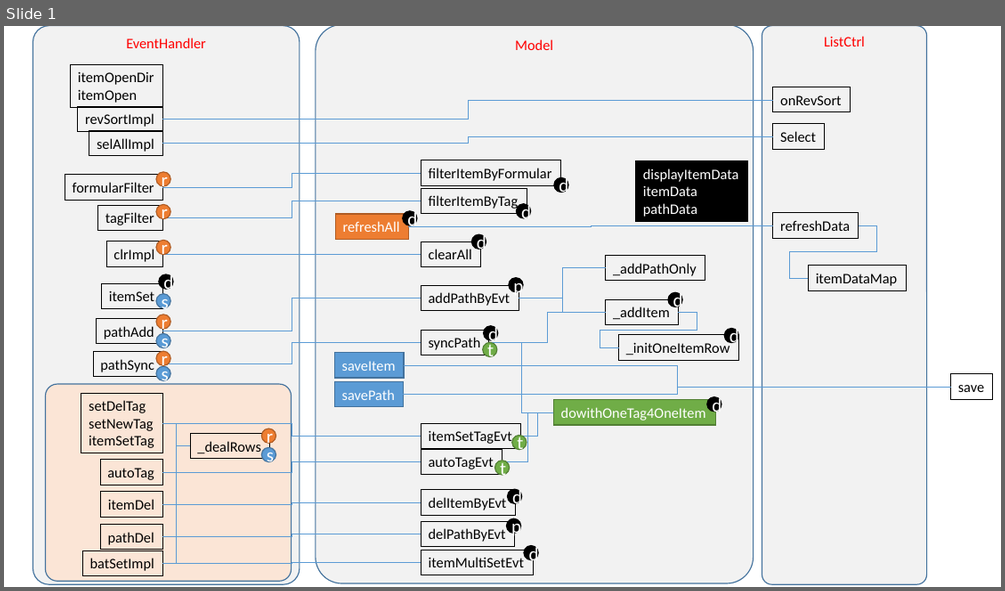
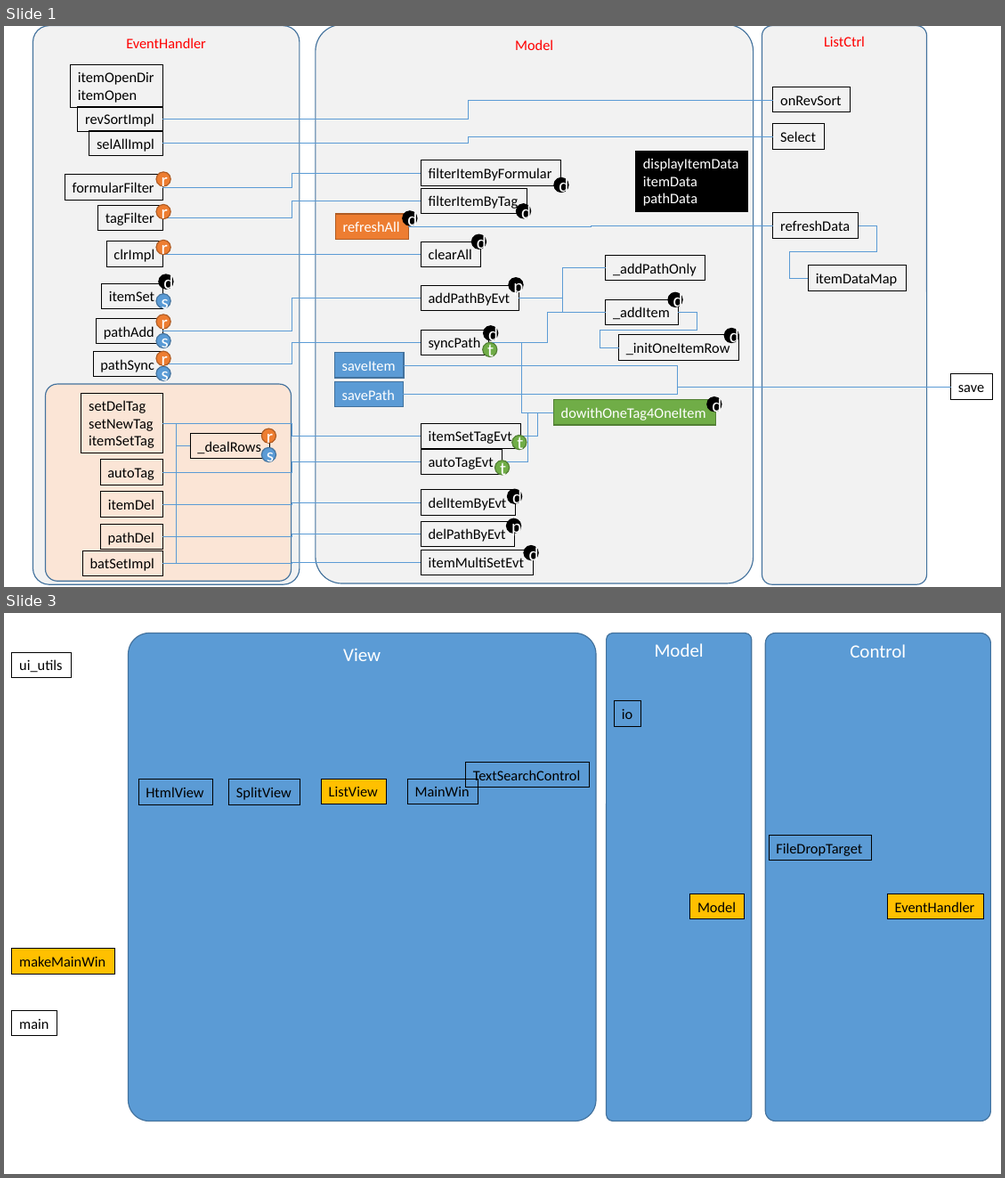
Before and after one commit to ceachen/tagger, a slide deck: LLD.pptx. Shown one above the other, each under a label of ours: slide 1 before the commit, slides 1 and 3 after it; the slides between them are not shown. The pictures are 1005x591 and 1005x1178 pixels, drawn with LibreOffice and Linux fonts; fonts in the diff are those of the drawing. Boxes give left, top, right and bottom in pixels: in the first picture for what was removed or moved away, otherwise in the second. Text is boxed around its words. In the diff, an @@ line names an element or a change of style, - is before the commit and + after.

Commit message:
rewrite ListView

```diff
--- a/LLD.pptx
+++ b/LLD.pptx
@@ slide 3 added at (4, 613, 1001, 1174), background #FFFFFF @@
@@ rounded rectangle added at (128, 633, 596, 1121), fill #5B9BD5, outline #43739E 1 pt, 18 pt, text #FFFFFF @@
+View
@@ rounded rectangle added at (606, 633, 751, 1121), fill #5B9BD5, outline #43739E 1 pt, 18 pt, text #FFFFFF @@
+Model
@@ rounded rectangle added at (765, 633, 990, 1121), fill #5B9BD5, outline #43739E 1 pt, 18 pt, text #FFFFFF @@
+Control
@@ rectangle added at (12, 652, 72, 677), outline #000000 0.75 pt, 14 pt, text #000000 @@
+ui_utils
@@ rectangle added at (615, 701, 640, 727), outline #000000 0.75 pt, 14 pt, text #000000 @@
+io
@@ rectangle added at (465, 763, 589, 788), outline #000000 0.75 pt, 14 pt, text #000000 @@
+TextSearchControl
@@ rectangle added at (138, 779, 212, 804), outline #000000 0.75 pt, 14 pt, text #000000 @@
+HtmlView
@@ rectangle added at (229, 779, 300, 804), outline #000000 0.75 pt, 14 pt, text #000000 @@
+SplitView
@@ rectangle added at (321, 779, 386, 804), fill #FFC000, outline #000000 0.75 pt, 14 pt, text #000000 @@
+ListView
@@ rectangle added at (408, 779, 478, 804), outline #000000 0.75 pt, 14 pt, text #000000 @@
+MainWin
@@ rectangle added at (769, 835, 872, 860), outline #000000 0.75 pt, 14 pt, text #000000 @@
+FileDropTarget
@@ rectangle added at (690, 894, 744, 919), fill #FFC000, outline #000000 0.75 pt, 14 pt, text #000000 @@
+Model
@@ rectangle added at (888, 894, 984, 919), fill #FFC000, outline #000000 0.75 pt, 14 pt, text #000000 @@
+EventHandler
@@ rectangle added at (12, 949, 114, 974), fill #FFC000, outline #000000 0.75 pt, 14 pt, text #000000 @@
+makeMainWin
@@ rectangle added at (12, 1011, 57, 1037), outline #000000 0.75 pt, 14 pt, text #000000 @@
+main
@@ slide 1 changed as well @@
@@ rectangle "displayItemData": place and size @@
-rectangle "displayItemData" at (636, 161, 748, 222)
+rectangle "displayItemData" at (636, 151, 748, 211)
```
Also in this commit, not shown: 1 other slide added, 8 other files.
